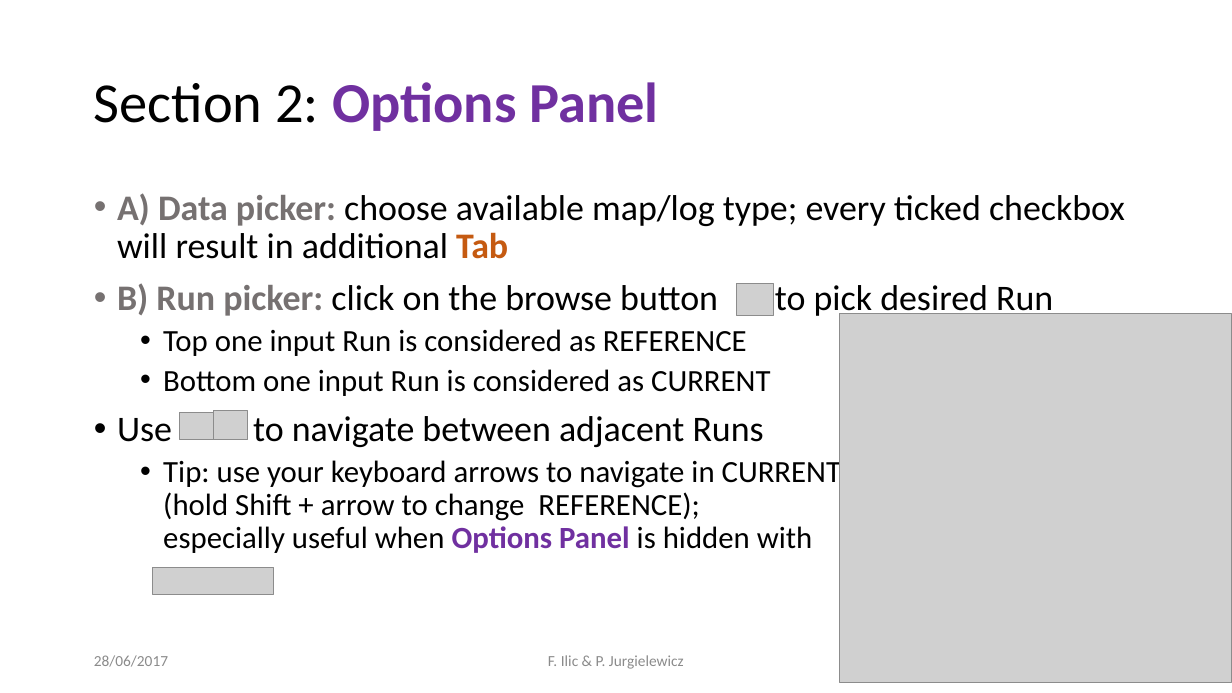
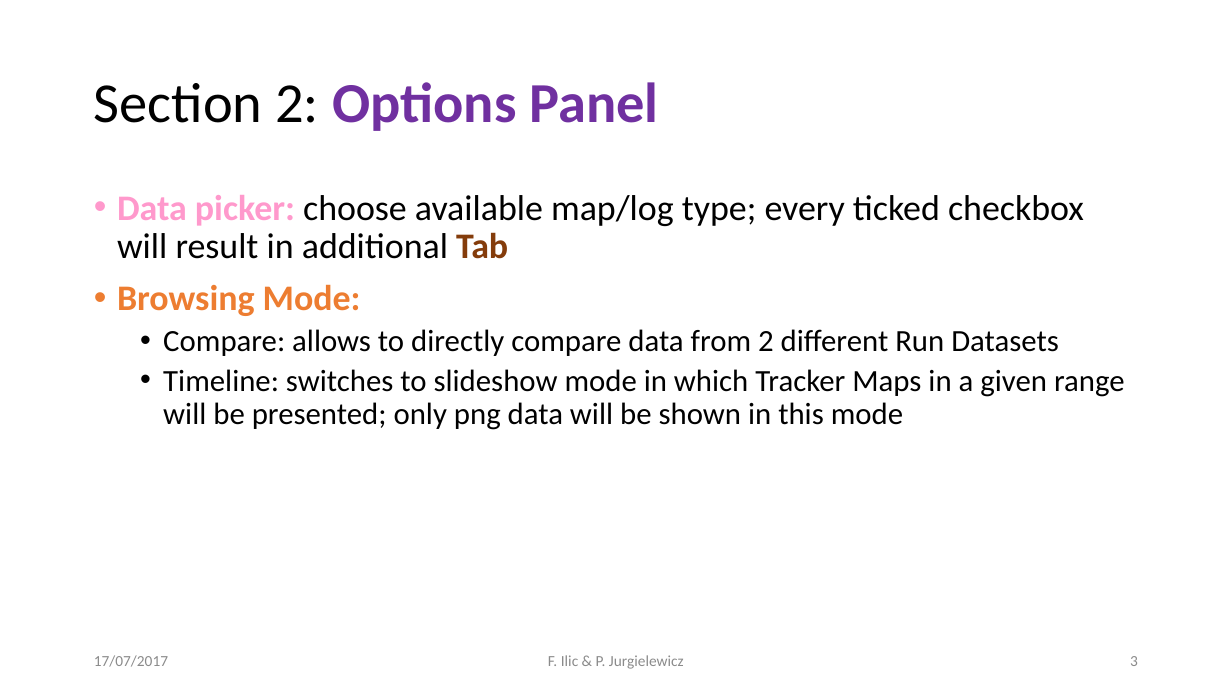
Before and after one commit to sroychow/cmsTrackerMaps, a slide deck: slide 3 of doc/tkmap_manual.pptx. Drawn at 1232x693 pixels with LibreOffice and Linux fonts; fonts in the diff are those of the drawing; grey boxes stand for pictures. Boxes give left, top, right and bottom in pixels: in the first picture for what was removed or moved away, otherwise in the second. Text is boxed around its words. In the diff, an @@ line names an element or a change of style, - is before the commit and + after.

```diff
--- a/doc/tkmap_manual.pptx
+++ b/doc/tkmap_manual.pptx
@@ text at [117,195,1125,430]: text changed @@
-• A) Data picker: choose available map/log type; every ticked checkbox will result in additional Tab
-• B) Run picker: click on the browse button to pick desired Run
-  • Top one input Run is considered as REFERENCE
-  • Bottom one input Run is considered as CURRENT
-• Use to navigate between adjacent Runs
-  • Tip: use your keyboard arrows to navigate in CURRENT
-    (hold Shift + arrow to change REFERENCE);
-    especially useful when Options Panel is hidden with
+• Data picker: choose available map/log type; every ticked checkbox will result in additional Tab
+• Browsing Mode:
+  • Compare: allows to directly compare data from 2 different Run Datasets
+  • Timeline: switches to slideshow mode in which Tracker Maps in a given range will be presented; only png data will be shown in this mode
@@ picture removed at [737,284,774,315] @@
@@ picture removed at [839,314,1232,683] @@
@@ picture removed at [179,412,213,440] @@
@@ picture removed at [213,410,249,440] @@
@@ picture removed at [152,567,274,594] @@
@@ text at [94,655,168,667]: text changed @@
-28/06/2017
+17/07/2017
@@ page number added at [1130,656,1138,666], 12 pt, text #8C8C8C @@
+3
```
Also in this commit, not shown: 6 other slides changed, 6 slides added, 7 other files.
